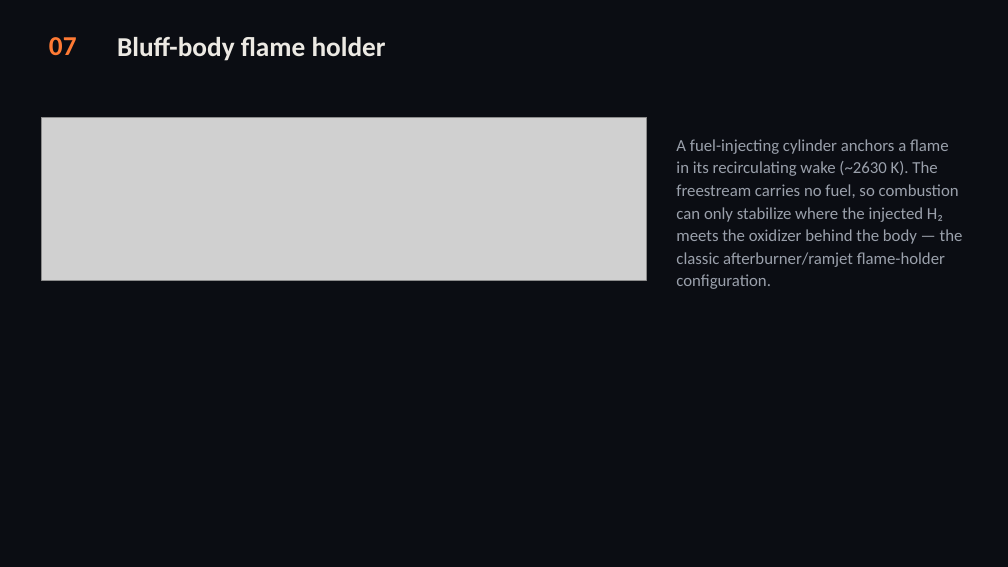
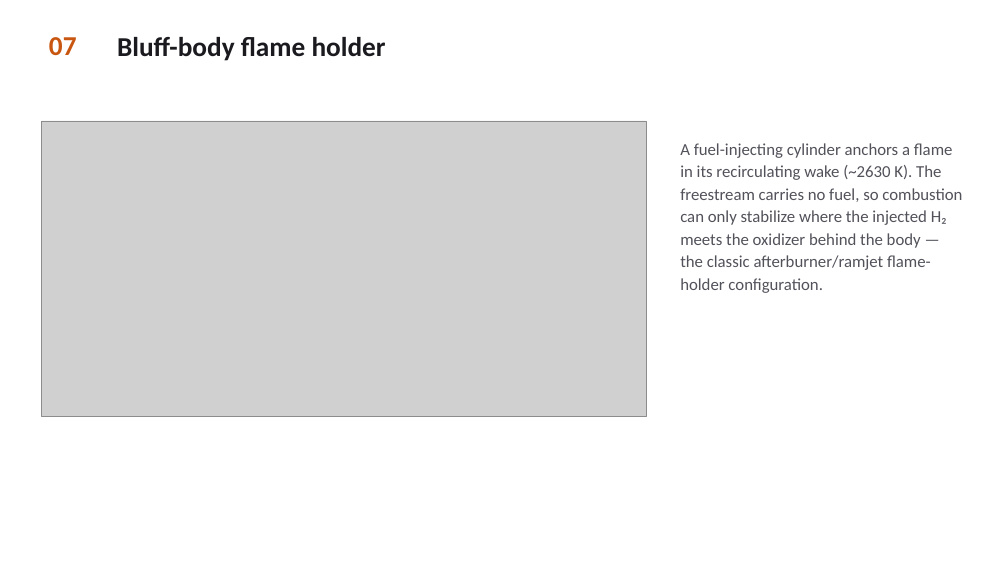
Before and after one commit to sbryngelson/MFC, a slide deck: slide 8 of MFC_combustion_showcase.pptx. Drawn at 1008x567 pixels with LibreOffice and Linux fonts; fonts in the diff are those of the drawing; grey boxes stand for pictures. Boxes give left, top, right and bottom in pixels: in the first picture for what was removed or moved away, otherwise in the second. Text is boxed around its words. In the diff, an @@ line names an element or a change of style, - is before the commit and + after.

Commit message:
docs: white-theme showcase deck with embedded case videos

```diff
--- a/MFC_combustion_showcase.pptx
+++ b/MFC_combustion_showcase.pptx
@@ rectangle removed at (0, 0, 1008, 567) @@
@@ text "07" at (49, 37, 77, 55): text colour #FF7A34 to #C85610 @@
@@ text "Bluff-body flame holder" at (117, 37, 386, 61): text colour #ECE9E3 to #1A1A1F @@
@@ picture: place and size @@
-picture at (42, 117, 647, 281)
+picture at (42, 121, 647, 417)
@@ text "A fuel-injecting cylinder anchors a ..." at (680, 143, 962, 293): text colour #9AA0AB to #52525B @@
```
Also in this commit, not shown: 9 other slides changed.
